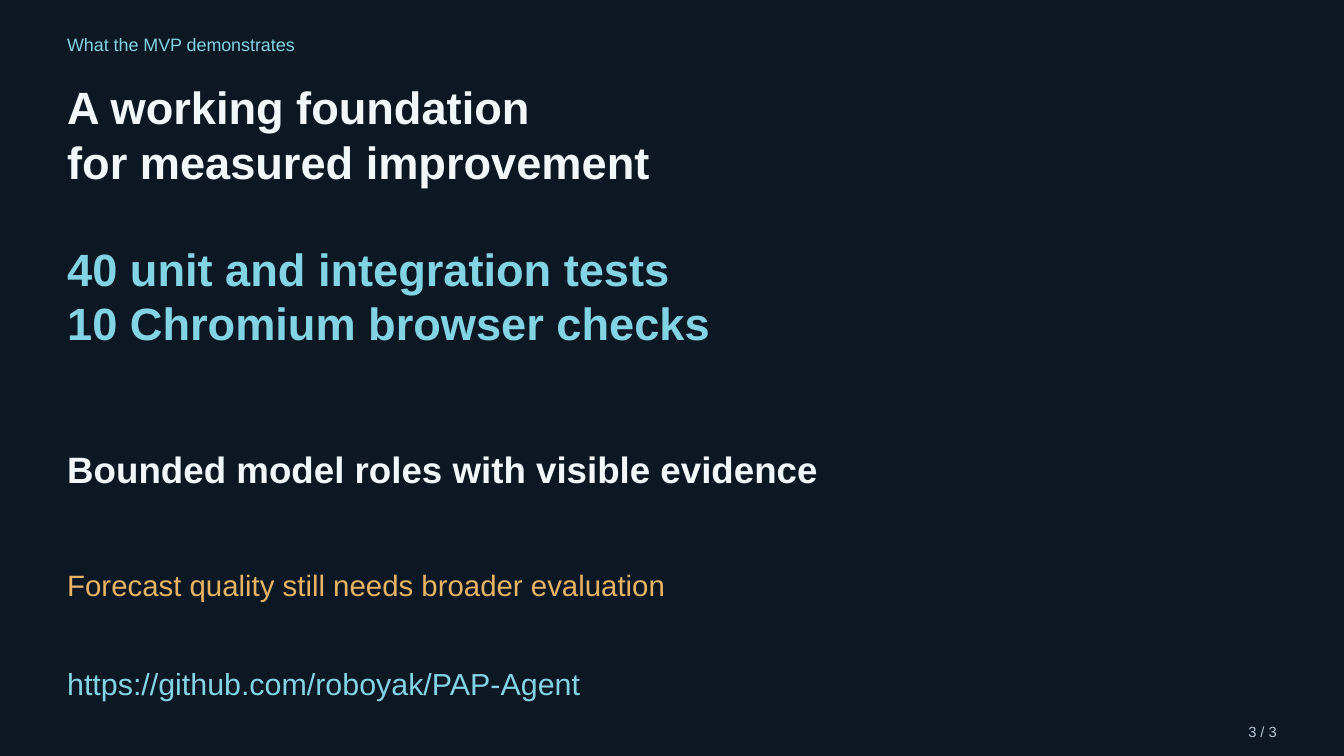
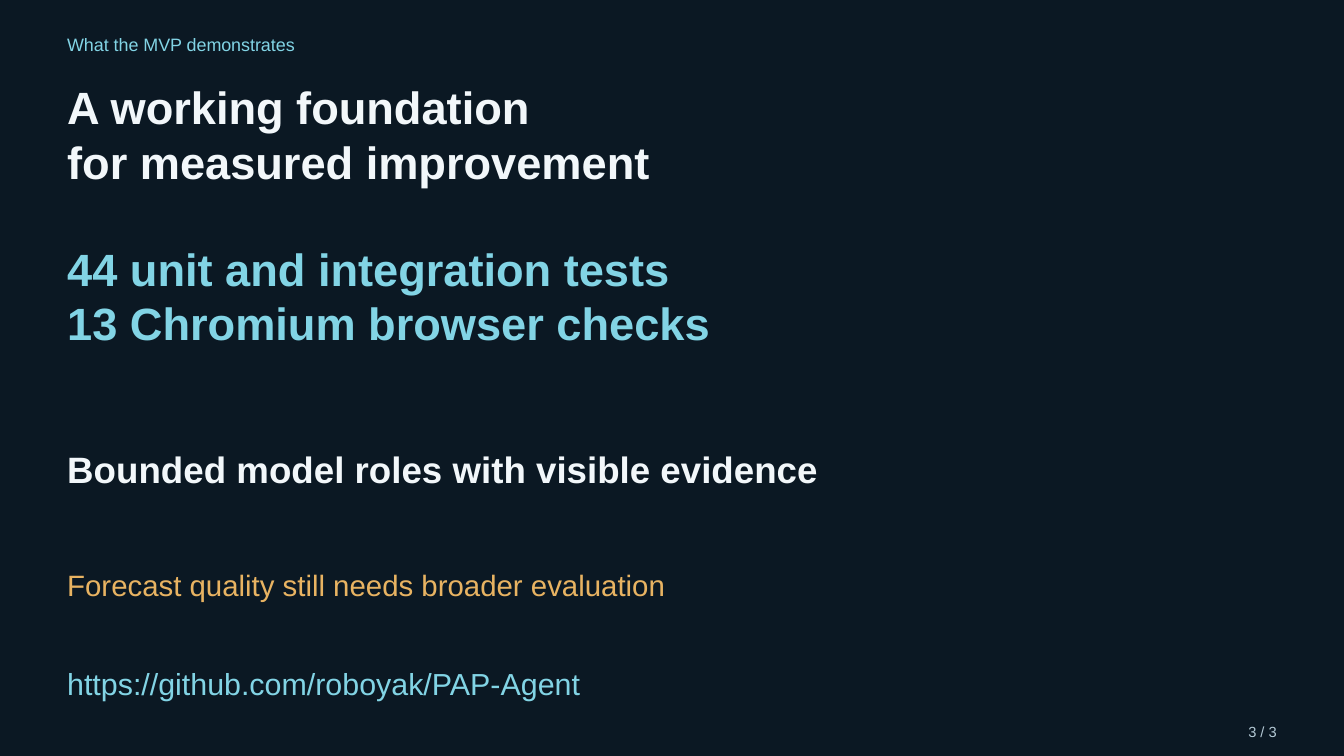
Before and after one commit to roboyak/PAP-Agent, a slide deck: slide 3 of submission/artifacts/DragonWings_90_Second_Pitch.pptx. Drawn at 1344x756 pixels with LibreOffice and Linux fonts; fonts in the diff are those of the drawing. Boxes give left, top, right and bottom in pixels: in the first picture for what was removed or moved away, otherwise in the second. Text is boxed around its words. In the diff, an @@ line names an element or a change of style, - is before the commit and + after.

```diff
--- a/submission/artifacts/DragonWings_90_Second_Pitch.pptx
+++ b/submission/artifacts/DragonWings_90_Second_Pitch.pptx
@@ text at [67,253,709,341]: text changed @@
-40 unit and integration tests
-10 Chromium browser checks
+44 unit and integration tests
+13 Chromium browser checks
```
Also in this commit, not shown: 19 other files.
